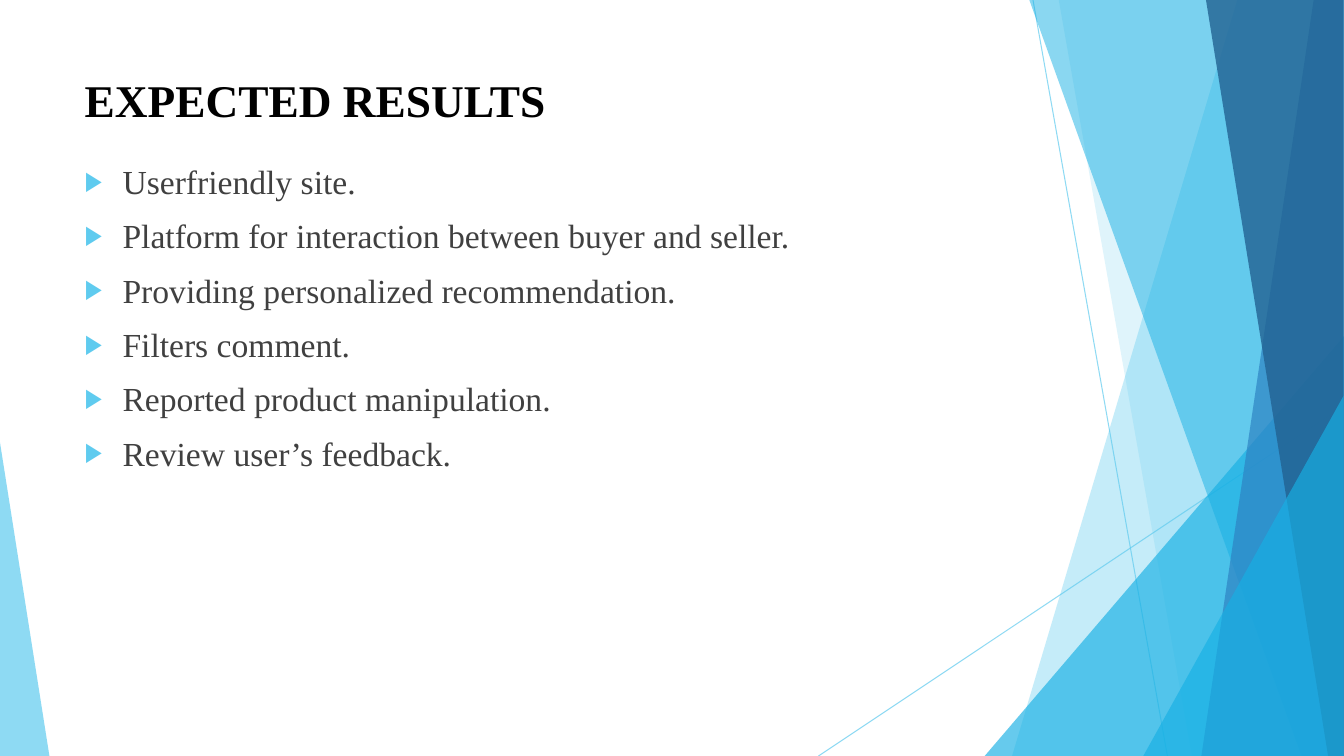
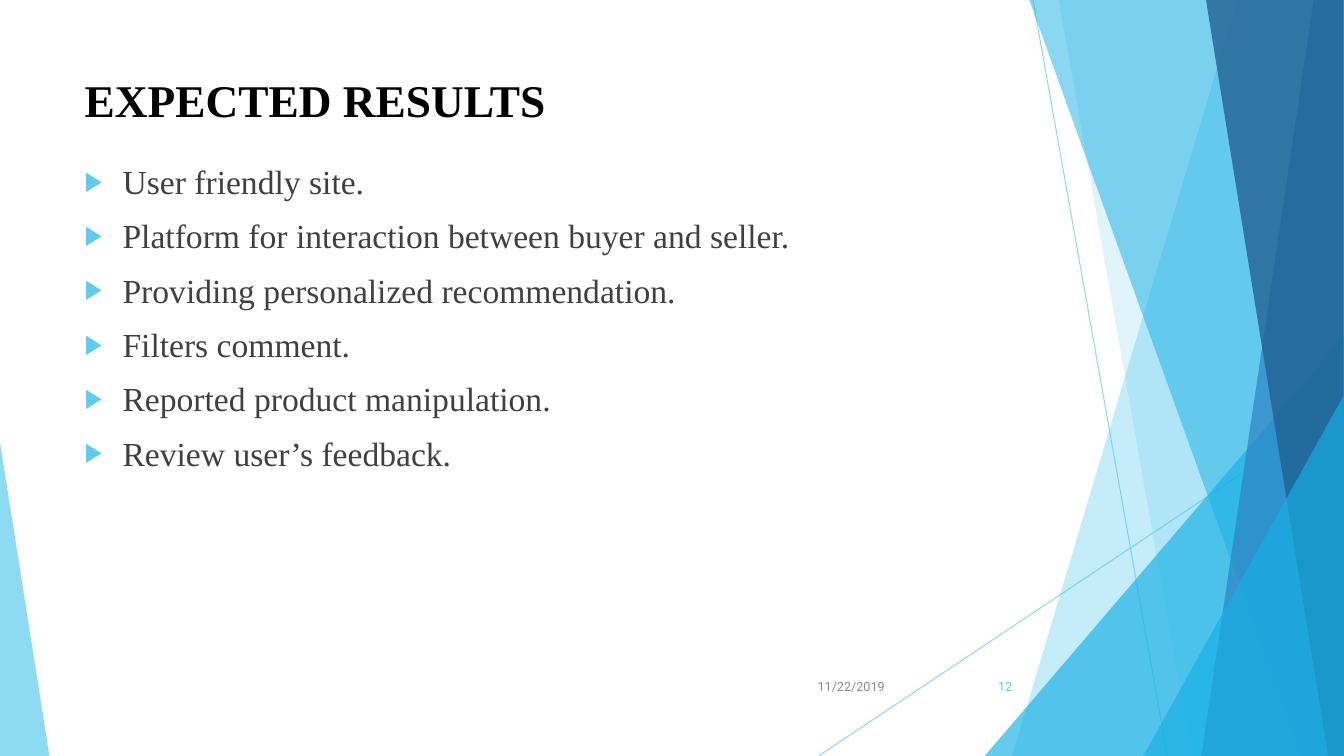
Before and after one commit to KojuOrg/E-Mart-Document, a slide deck: slide 12 of Proposal/Presentation/ProposalSlide.pptx. Drawn at 1344x756 pixels with LibreOffice and Linux fonts; fonts in the diff are those of the drawing. Boxes give left, top, right and bottom in pixels: in the first picture for what was removed or moved away, otherwise in the second. Text is boxed around its words. In the diff, an @@ line names an element or a change of style, - is before the commit and + after.

```diff
--- a/Proposal/Presentation/ProposalSlide.pptx
+++ b/Proposal/Presentation/ProposalSlide.pptx
@@ text at box(123, 170, 364, 201): spaces changed @@
-▶ Userfriendly site.
+▶ User friendly site.
@@ text added at box(818, 682, 885, 692), 9 pt, text #8C8C8C @@
+11/22/2019
@@ page number added at box(998, 682, 1012, 691), 9 pt, text #5FCBEF @@
+12
```
Also in this commit, not shown: 13 other slides changed, 1 other file.
